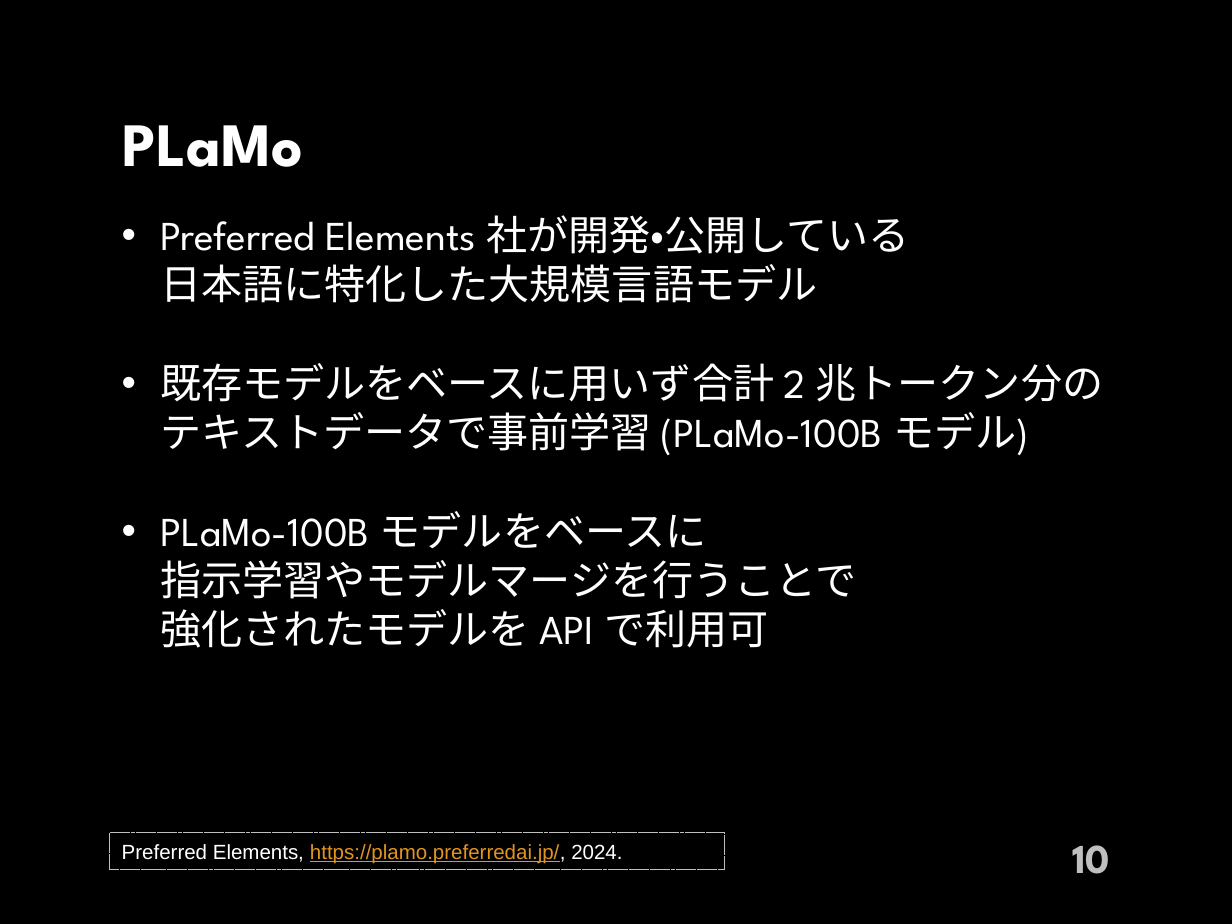
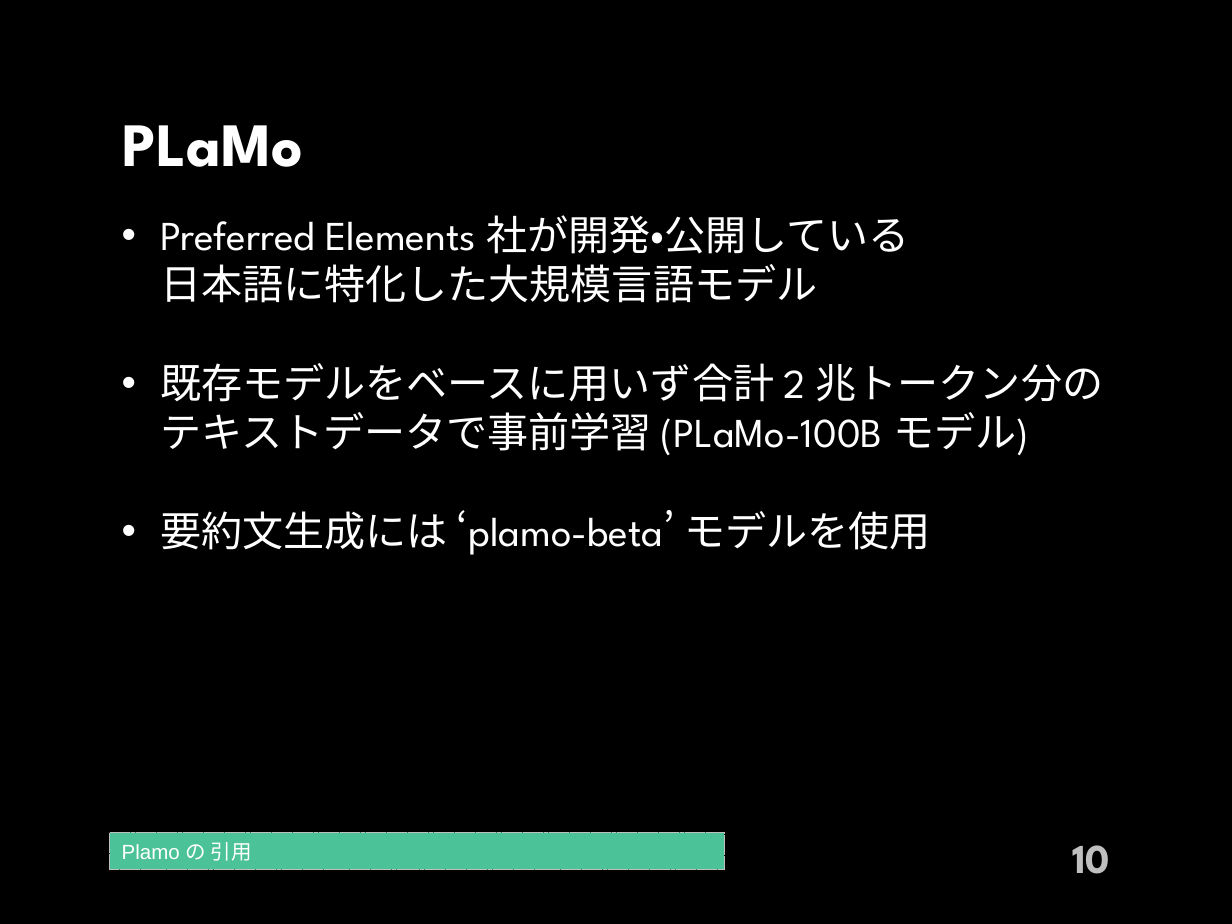
Before and after one commit to 1g-hub/takayama_b, a slide deck: slide 10 of prsn/shuron/Master_Slide_2210104043_Yusei_Takayama.pptx. Drawn at 1232x924 pixels with LibreOffice and Linux fonts; fonts in the diff are those of the drawing; background and template pictures are left out. Boxes give left, top, right and bottom in pixels: in the first picture for what was removed or moved away, otherwise in the second. Text is boxed around its words. In the diff, an @@ line names an element or a change of style, - is before the commit and + after.

```diff
--- a/prsn/shuron/Master_Slide_2210104043_Yusei_Takayama.pptx
+++ b/prsn/shuron/Master_Slide_2210104043_Yusei_Takayama.pptx
@@ text at bbox=[160, 510, 930, 555]: text changed @@
-• PLaMo-100B モデルをベースに
-  指示学習やモデルマージを行うことで
-  強化されたモデルを API で利用可
+• 要約文生成には ‘plamo-beta’ モデルを使用
@@ rectangle "Plamo の 引用" at bbox=[110, 833, 724, 870]: fill none to #4BC298 @@
@@ text in rectangle at bbox=[122, 842, 252, 861]: text changed; text colour #E19520 to #FFFFFF @@
-Preferred Elements, https://plamo.preferredai.jp/, 2024.
+Plamo の 引用
```
Also in this commit, not shown: 15 other slides changed, 5 slides added, 2 slides removed, 40 other files.
